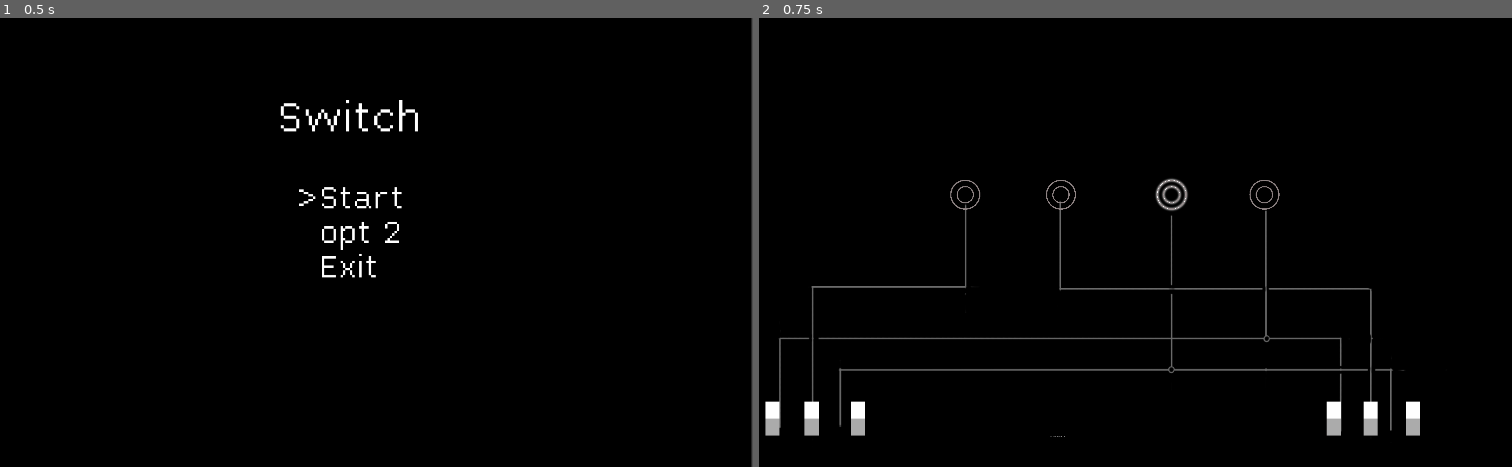
Above: before the commit, frames 1-2 (left to right).
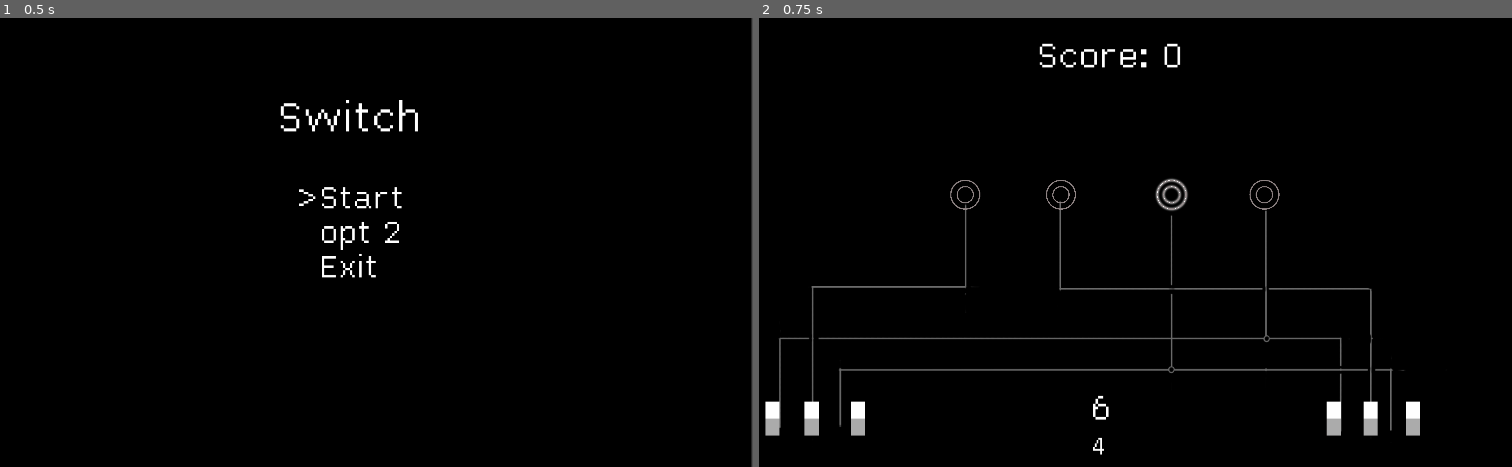
Above: after the commit, the same moments.

Repository: DragonCat4012/Switch
Game: Godot game, scene res://menu.tscn
Same seed, same stepped clock (60 frames per second), same inputs: the game is played once before the commit and once after it.
Inputs (mouse positions are in pixels of both pictures, inside the frame that each line leads up to):
- Up to frame 1 (0.5 s): no input
- Up to frame 2 (0.75 s): tap Enter (ui_accept) at 0.5 s; move the mouse to (1286, 220) at 0.52 s; hold Up (ui_up) from 0.53 s (still down); click (1286, 220) at 0.67 s

Frame 1 is identical in both runs. In frame 2, 0.4% of the frame differs, in the area x 37-56%, y 5-98%.

Commit message:
Add score

Diff:
--- a/Sprites/Switch/Switch.gd
+++ b/Sprites/Switch/Switch.gd
@@ -14,7 +14,6 @@
 			isOn = !isOn
 			updateSprite()
 
-
 func updateSprite():
 	toggleStatus(isOn)
 	if isOn:
--- a/game.gd
+++ b/game.gd
@@ -4,6 +4,13 @@
 @onready var lamp2 = $"MarginContainer/Lamp 2"
 @onready var lamp3 = $"MarginContainer/Lamp 3"
 @onready var lamp4 = $"MarginContainer/Lamp 4"
+@onready var numberLabel = $CenterContainer/VBoxContainer/NumberLabel
+@onready var numberPreviewLabel = $CenterContainer/VBoxContainer/NumberPreview
+@onready var scoreLabel = $CenterContainer2/ScoreLabel
+
+var currentNumber = 0
+var goalNumber = -1
+var score = 0
 
 var map_dict = { # key=switch, value=lamp
 	1: 4,
@@ -15,14 +22,20 @@
 }
 
 func _ready():
+	scoreLabel.text = "Score: 0"
+	_init_game()
+
+# Called every frame. 'delta' is the elapsed time since the previous frame.
+func _process(delta):
+	pass
+
+func _init_game():
 	lamp1.reset()
 	lamp2.reset()
 	lamp3.reset()
 	lamp4.reset()
-
-# Called every frame. 'delta' is the elapsed time since the previous frame.
-func _process(delta):
-	pass
+	initNumber()
+	updateCurrentNumber(true)
 
 func switch_activated(_switch_number, _isOn):
 	toggleLamp(map_dict[_switch_number])
@@ -36,6 +49,30 @@
 		lamp3.toggleStatus()
 	elif _lampID == 4:
 		lamp4.toggleStatus()
+	updateCurrentNumber()
 
-func randomBool():
-	return randi() % 2
+func initNumber():
+	var num = randi_range(1, 12)
+	numberLabel.text = str(num)
+	goalNumber = num
+
+func updateCurrentNumber(_init = false):
+	var x = 0
+	if lamp1.isOn:
+		x += 1
+	if lamp2.isOn:
+		x += 2
+	if lamp3.isOn:
+		x += 4
+	if lamp4.isOn:
+		x += 8
+
+	currentNumber = x
+	numberPreviewLabel.text = str(currentNumber)
+
+	if x == goalNumber and _init: # prevent instant success qwq
+		lamp1.toggleStatus()
+	elif x == goalNumber:
+		score += 1
+		scoreLabel.text = "Score: " + str(score)
+		_init_game()
--- a/game.tscn
+++ b/game.tscn
@@ -1,7 +1,8 @@
-[gd_scene load_steps=7 format=3 uid="uid://cygmp3elu4kij"]
+[gd_scene load_steps=8 format=3 uid="uid://cygmp3elu4kij"]
 
 [ext_resource type="Script" path="res://game.gd" id="1_67put"]
 [ext_resource type="Texture2D" uid="uid://dv8hml4jqfej1" path="res://Sprites/Maps/map1.PNG" id="2_cey4v"]
+[ext_resource type="FontFile" uid="uid://b2cswqm32sj5f" path="res://Lex.ttf" id="2_q8ujg"]
 [ext_resource type="Script" path="res://Sprites/Switch/Switch.gd" id="3_gwxeo"]
 [ext_resource type="Texture2D" uid="uid://bvp45mugj0pvi" path="res://Sprites/Switch/off.PNG" id="3_tksxr"]
 [ext_resource type="Texture2D" uid="uid://cpiutjtj20tfu" path="res://Sprites/Lamps/off.PNG" id="5_4jnr2"]
@@ -16,15 +17,31 @@
 color = Color(0, 0, 0, 1)
 
 [node name="CenterContainer" type="CenterContainer" parent="."]
-offset_top = 952.0
-offset_right = 1920.0
-offset_bottom = 2032.0
-scale = Vector2(1, 0.12)
+offset_left = 3.0
+offset_top = 897.0
+offset_right = 1923.0
+offset_bottom = 1081.0
 
-[node name="NumberLabel" type="Label" parent="CenterContainer"]
-custom_minimum_size = Vector2(300, 200)
+[node name="VBoxContainer" type="VBoxContainer" parent="CenterContainer"]
 layout_mode = 2
-text = "UwU"
+
+[node name="NumberLabel" type="Label" parent="CenterContainer/VBoxContainer"]
+custom_minimum_size = Vector2(100, 100)
+layout_mode = 2
+size_flags_horizontal = 4
+theme_override_fonts/font = ExtResource("2_q8ujg")
+theme_override_font_sizes/font_size = 100
+text = "OwO
+"
+
+[node name="NumberPreview" type="Label" parent="CenterContainer/VBoxContainer"]
+custom_minimum_size = Vector2(100, 80)
+layout_mode = 2
+size_flags_horizontal = 4
+theme_override_fonts/font = ExtResource("2_q8ujg")
+theme_override_font_sizes/font_size = 70
+text = "OwO
+"
 
 [node name="MarginContainer" type="MarginContainer" parent="."]
 offset_right = 1920.0
@@ -104,3 +121,17 @@
 texture = ExtResource("5_4jnr2")
 script = ExtResource("6_ampmk")
 metadata/id = 4
+
+[node name="CenterContainer2" type="CenterContainer" parent="."]
+offset_top = 50.0
+offset_right = 1920.0
+offset_bottom = 150.0
+
+[node name="ScoreLabel" type="Label" parent="CenterContainer2"]
+custom_minimum_size = Vector2(100, 100)
+layout_mode = 2
+size_flags_horizontal = 4
+theme_override_fonts/font = ExtResource("2_q8ujg")
+theme_override_font_sizes/font_size = 100
+text = "OwO
+"
